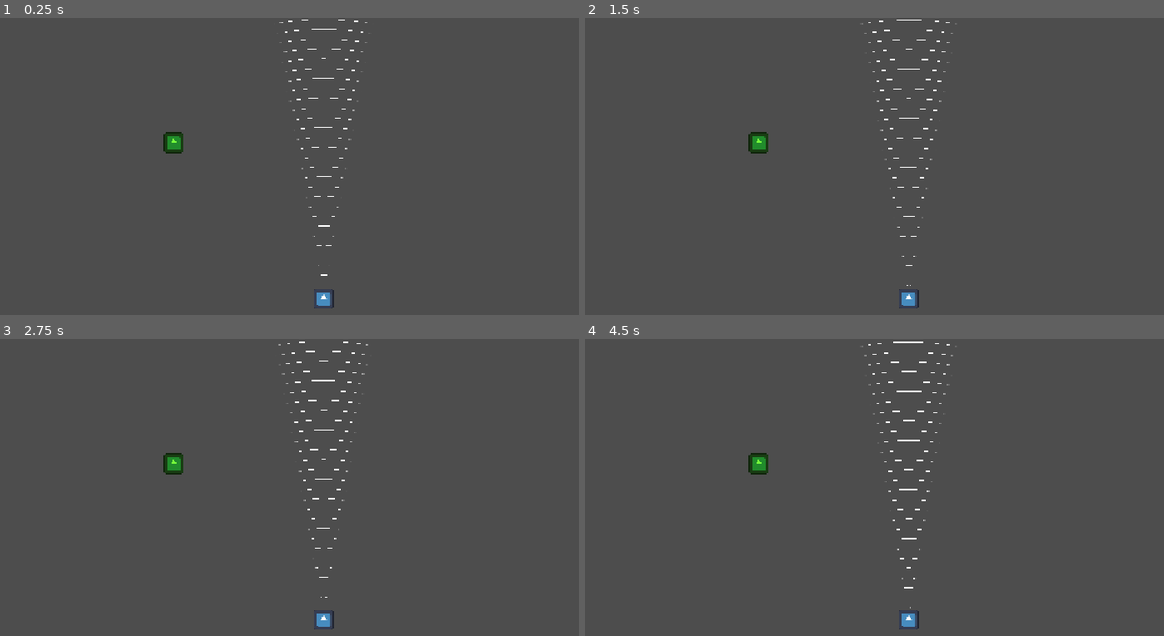
Above: before the commit, frames 1-4 (two rows, left to right).
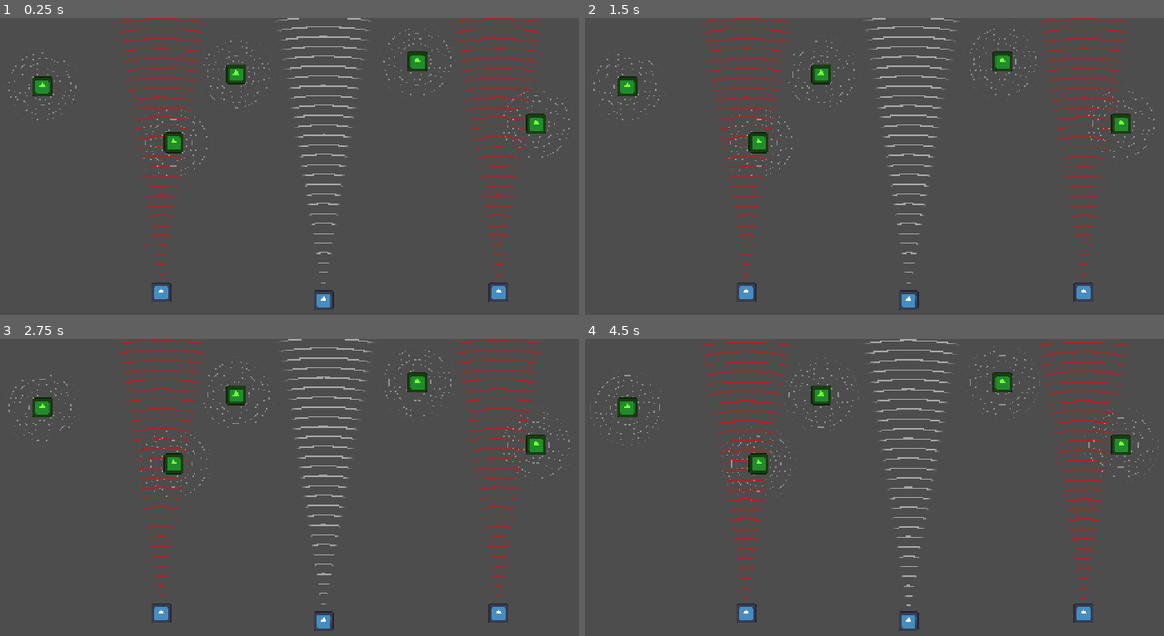
Above: after the commit, the same moments.

Repository: PedroMarangon/Ludum-Dare-59_TV-Signal-Game
Game: Godot game, scene res://scenes/game.tscn
Same seed, same stepped clock (60 frames per second), same inputs: the game is played once before the commit and once after it. The engine's default icon, where the game draws it, is replaced by a stand-in: a white triangle on a blue panel in a dark square.
Inputs (mouse positions are in pixels of both pictures, inside the frame that each line leads up to):
- Up to frame 1 (0.25 s): no input
- Up to frame 2 (1.5 s): move the mouse to (909, 300) at 0.52 s; click (909, 300) at 0.67 s; move the mouse to (781, 222) at 1.27 s; click (781, 222) at 1.42 s
- Up to frame 3 (2.75 s): move the mouse to (393, 442) at 2.02 s; click (393, 442) at 2.17 s
- Up to frame 4 (4.5 s): move the mouse to (880, 600) at 2.77 s; click (880, 600) at 2.92 s; move the mouse to (1117, 582) at 3.52 s; click (1117, 582) at 3.67 s; move the mouse to (712, 469) at 4.27 s; click (712, 469) at 4.42 s

The runs differ from the first frame. In frame 1, 5.0% of the frame differs, in the area x 1-99%, y 0-99%; in frame 2, 5.0%; in frame 3, 5.1%; in frame 4, 5.4%.
Error before the commit: Parse Error: Class "TV_Antenna" hides a global script class. (res://scripts/tv_antenna.gd:1)

Commit message:
Added visual signalling of correct signal pointing

Diff:
--- a/prefabs/interest.tscn
+++ b/prefabs/interest.tscn
@@ -2,6 +2,17 @@
 
 [ext_resource type="Script" uid="uid://cl0ra1pwkpyto" path="res://scripts/interest_channel.gd" id="1_6ry06"]
 [ext_resource type="Texture2D" uid="uid://diy6lxlnbux18" path="res://icon.svg" id="2_3l7xn"]
+[ext_resource type="Shader" uid="uid://do0up1f5a4i4i" path="res://shaders/tv_signal.gdshader" id="2_mglew"]
+
+[sub_resource type="ShaderMaterial" id="ShaderMaterial_c03o3"]
+shader = ExtResource("2_mglew")
+shader_parameter/offset = Vector2(0, 0)
+shader_parameter/angle = 360.0
+shader_parameter/angle_edge = 3.0
+shader_parameter/ring_frequency = 100.0
+shader_parameter/move_speed = -10.0
+shader_parameter/smooth_edge = true
+shader_parameter/smooth_edge_angle = false
 
 [sub_resource type="RectangleShape2D" id="RectangleShape2D_e2o6t"]
 size = Vector2(128, 128)
@@ -11,7 +22,12 @@
 collision_layer = 2
 collision_mask = 2
 script = ExtResource("1_6ry06")
-interest_name = "Movies"
+
+[node name="Visual_SignalTransmission" type="Sprite2D" parent="." unique_id=367056186]
+modulate = Color(1, 1, 1, 0.3647059)
+material = SubResource("ShaderMaterial_c03o3")
+scale = Vector2(4, 4)
+texture = ExtResource("2_3l7xn")
 
 [node name="Sprite2D" type="Sprite2D" parent="." unique_id=54103973]
 modulate = Color(0.46099997, 1, 0.23000002, 1)
--- a/prefabs/tv_antenna.tscn
+++ b/prefabs/tv_antenna.tscn
@@ -2,7 +2,13 @@
 
 [ext_resource type="Script" uid="uid://c0akcfdmi7okf" path="res://scripts/tv_antenna.gd" id="1_usm7i"]
 [ext_resource type="Texture2D" uid="uid://diy6lxlnbux18" path="res://icon.svg" id="2_ewu38"]
+[ext_resource type="Script" uid="uid://dhg1muh52x5l0" path="res://scripts/interest.gd" id="2_yj5mq"]
 [ext_resource type="Shader" uid="uid://do0up1f5a4i4i" path="res://shaders/tv_signal.gdshader" id="3_ewu38"]
+[ext_resource type="Resource" uid="uid://cuunrvnmb6oym" path="res://resources/interest_cartoon.tres" id="3_gefff"]
+[ext_resource type="Resource" uid="uid://c6bpd28kldre7" path="res://resources/interest_cooking.tres" id="4_seoob"]
+[ext_resource type="Resource" uid="uid://beveyt2dp5b3y" path="res://resources/interest_drama.tres" id="5_xb6rf"]
+[ext_resource type="Resource" uid="uid://mnny2q74ljs5" path="res://resources/interest_movie.tres" id="6_s03wv"]
+[ext_resource type="Resource" uid="uid://bdi2y86je80oh" path="res://resources/interest_sports.tres" id="7_tx3su"]
 
 [sub_resource type="ShaderMaterial" id="ShaderMaterial_aq5bu"]
 shader = ExtResource("3_ewu38")
@@ -10,7 +16,8 @@
 shader_parameter/angle = 15.0
 shader_parameter/angle_edge = 3.0
 shader_parameter/ring_frequency = 600.0
-shader_parameter/move_speed = -50.0
+shader_parameter/ring_width = 0.90000004275
+shader_parameter/move_speed = -10.0
 shader_parameter/smooth_edge = true
 shader_parameter/smooth_edge_angle = true
 
@@ -22,8 +29,10 @@
 script = ExtResource("1_usm7i")
 angle = 80.0
 speed = 300.0
+acceptable_interests = Array[ExtResource("2_yj5mq")]([ExtResource("3_gefff"), ExtResource("4_seoob"), ExtResource("5_xb6rf"), ExtResource("6_s03wv"), ExtResource("7_tx3su")])
 
 [node name="TV_SpriteShader" type="Sprite2D" parent="." unique_id=478369552]
+unique_name_in_owner = true
 material = SubResource("ShaderMaterial_aq5bu")
 position = Vector2(0, -3019.9998)
 scale = Vector2(47, 47)
@@ -39,15 +48,18 @@
 polygon = PackedVector2Array(0, 0, -175, -975, 0, -1000, 175, -975)
 
 [node name="Sprite2D" type="Sprite2D" parent="." unique_id=1846191870]
+unique_name_in_owner = true
 texture = ExtResource("2_ewu38")
 
-[node name="Area2D" type="Area2D" parent="Sprite2D" unique_id=512800526]
+[node name="MouseDetection" type="Area2D" parent="Sprite2D" unique_id=512800526]
 collision_layer = 2
 collision_mask = 2
 
-[node name="CollisionShape2D" type="CollisionShape2D" parent="Sprite2D/Area2D" unique_id=1994333442]
+[node name="CollisionShape2D" type="CollisionShape2D" parent="Sprite2D/MouseDetection" unique_id=1994333442]
 shape = SubResource("RectangleShape2D_e2o6t")
 
 [connection signal="area_entered" from="TV_SpriteShader/TV_Area2D" to="." method="_on_tv_signal_area_entered"]
 [connection signal="area_exited" from="TV_SpriteShader/TV_Area2D" to="." method="_on_tv_signal_area_exited"]
-[connection signal="input_event" from="Sprite2D/Area2D" to="." method="_on_area_2d_input_event"]
+[connection signal="input_event" from="Sprite2D/MouseDetection" to="." method="_on_mouse_detection_input_event"]
+[connection signal="mouse_entered" from="Sprite2D/MouseDetection" to="." method="_on_mouse_detection_mouse_entered"]
+[connection signal="mouse_exited" from="Sprite2D/MouseDetection" to="." method="_on_mouse_detection_mouse_exited"]
--- a/scenes/game.tscn
+++ b/scenes/game.tscn
@@ -1,8 +1,13 @@
 [gd_scene format=3 uid="uid://blb8kba4uy581"]
 
 [ext_resource type="PackedScene" uid="uid://dj7hrroalnam7" path="res://prefabs/tv_antenna.tscn" id="1_yqjtg"]
+[ext_resource type="Script" uid="uid://dhg1muh52x5l0" path="res://scripts/interest.gd" id="3_feb5d"]
 [ext_resource type="Resource" uid="uid://mnny2q74ljs5" path="res://resources/interest_movie.tres" id="3_lbhrr"]
 [ext_resource type="PackedScene" uid="uid://wo721h5vxll1" path="res://prefabs/interest.tscn" id="3_lnu2h"]
+[ext_resource type="Resource" uid="uid://c6bpd28kldre7" path="res://resources/interest_cooking.tres" id="4_u5sy4"]
+[ext_resource type="Resource" uid="uid://bdi2y86je80oh" path="res://resources/interest_sports.tres" id="5_gee14"]
+[ext_resource type="Resource" uid="uid://cuunrvnmb6oym" path="res://resources/interest_cartoon.tres" id="6_0tnpc"]
+[ext_resource type="Resource" uid="uid://beveyt2dp5b3y" path="res://resources/interest_drama.tres" id="7_vtaks"]
 
 [node name="Node2D" type="Node2D" unique_id=867534550]
 
@@ -10,8 +15,33 @@
 zoom = Vector2(1.5, 1.5)
 
 [node name="TV_Antenna" parent="." unique_id=1073357383 instance=ExtResource("1_yqjtg")]
-position = Vector2(-7.9999995, 119.99999)
+position = Vector2(-7.9999995, 121.99999)
+acceptable_interests = Array[ExtResource("3_feb5d")]([ExtResource("6_0tnpc"), ExtResource("4_u5sy4"), ExtResource("7_vtaks")])
+
+[node name="TV_Antenna2" parent="." unique_id=2053965206 instance=ExtResource("1_yqjtg")]
+position = Vector2(-216.00003, 111.99999)
+acceptable_interests = Array[ExtResource("3_feb5d")]([ExtResource("4_u5sy4"), ExtResource("7_vtaks"), ExtResource("5_gee14")])
+
+[node name="TV_Antenna3" parent="." unique_id=1246153024 instance=ExtResource("1_yqjtg")]
+position = Vector2(216, 112.00001)
+acceptable_interests = Array[ExtResource("3_feb5d")]([ExtResource("6_0tnpc"), ExtResource("3_lbhrr"), ExtResource("5_gee14")])
 
 [node name="InterestChannel" parent="." unique_id=19260816 instance=ExtResource("3_lnu2h")]
 position = Vector2(-200.00003, -80)
 interest = ExtResource("3_lbhrr")
+
+[node name="InterestChannel2" parent="." unique_id=2080618144 instance=ExtResource("3_lnu2h")]
+position = Vector2(264, -104)
+interest = ExtResource("4_u5sy4")
+
+[node name="InterestChannel3" parent="." unique_id=1435998991 instance=ExtResource("3_lnu2h")]
+position = Vector2(112, -184)
+interest = ExtResource("5_gee14")
+
+[node name="InterestChannel4" parent="." unique_id=1328126157 instance=ExtResource("3_lnu2h")]
+position = Vector2(-368, -152)
+interest = ExtResource("6_0tnpc")
+
+[node name="InterestChannel5" parent="." unique_id=72220851 instance=ExtResource("3_lnu2h")]
+position = Vector2(-120, -168)
+interest = ExtResource("7_vtaks")
--- a/scripts/tv_antenna.gd
+++ b/scripts/tv_antenna.gd
@@ -1,44 +1,89 @@
 class_name TV_Antenna extends Node2D
+
+signal stopped_holding
 
 @export var angle :float = 45
 @export var speed :float = 50.0
+@export var acceptable_interests :Array[Interest]
+@export var current_interest :Interest
 
-@onready var sprite_2d: Sprite2D = $Sprite2D
+@export_group("Signal Colors")
+@export var no_signal_color :Color = Color.WHITE
+@export var wrong_signal_color :Color = Color.RED
+@export var correct_signal_color :Color = Color.GREEN
+@export_range(0.0, 1.0, 0.1) var non_selected_alpha :float = 0.5
+@export_range(0.0, 1.0, 0.1) var selected_alpha :float = 0.75
+
+@onready var sprite_2d: Sprite2D = %Sprite2D
+@onready var tv_signal_sprite: Sprite2D = %TV_SpriteShader
 
 var is_holding:bool = false
+
+func _ready() -> void:
+	set_color(null, false)
+	set_alpha(false)
+	select_random_interest()
 
 func _input(event: InputEvent) -> void:
 	if event is InputEventMouseButton:
 		var mouse = event as InputEventMouseButton
 		if mouse.is_released() and mouse.button_index == MOUSE_BUTTON_LEFT and is_holding:
-			print("Stopped holding")
 			is_holding = false
+			stopped_holding.emit()
+
+func _process(delta: float) -> void:
+	update_rotation(delta)
 
 
-func _on_area_2d_input_event(_viewport: Node, event: InputEvent, _shape_idx: int) -> void:
+
+func update_rotation(delta:float) -> void:
+	if not is_holding:
+		return
+
+	var target_rotation :float = clampf(get_global_mouse_position().x - global_position.x, -angle, angle)
+	rotation_degrees = move_toward(rotation_degrees, target_rotation, delta * speed)
+
+
+func select_random_interest() -> void:
+	current_interest = acceptable_interests.pick_random()
+
+
+func set_color(interest_channel:InterestChannel, is_entering:bool) -> void:
+	if not is_entering:
+		tv_signal_sprite.modulate = no_signal_color
+		return
+
+	if interest_channel == null:
+		return
+
+	tv_signal_sprite.modulate = correct_signal_color if interest_channel.interest == current_interest else wrong_signal_color
+
+func set_alpha(is_selected:bool) -> void:
+	tv_signal_sprite.self_modulate.a = selected_alpha if is_selected else non_selected_alpha
+
+#region Signal Connections
+func _on_mouse_detection_input_event(_viewport: Node, event: InputEvent, _shape_idx: int) -> void:
 	if event is InputEventMouseButton:
 		var mouse = event as InputEventMouseButton
 		if mouse.pressed and mouse.button_index == MOUSE_BUTTON_LEFT:
-			print("holding on sprite")
 			is_holding = true
 
-func _process(delta: float) -> void:
-	if not is_holding:
-		return
-	var mouse_x :float = get_global_mouse_position().x
-	var my_x :float = global_position.x
+func _on_mouse_detection_mouse_entered() -> void:
+	set_alpha(true)
 
 
-	rotation_degrees = move_toward(rotation_degrees, clampf(mouse_x - my_x, -angle, angle), delta * speed)
+func _on_mouse_detection_mouse_exited() -> void:
+	if is_holding:
+		await stopped_holding
+
+	set_alpha(false)
 
 
 func _on_tv_signal_area_entered(area: Area2D) -> void:
-	if area is Interest:
-			var interest = area as Interest
-			print(interest.interest_name, " ENTER")
-
+	if area is InterestChannel:
+		set_color(area as InterestChannel, true)
 
 func _on_tv_signal_area_exited(area: Area2D) -> void:
-	if area is Interest:
-			var interest = area as Interest
-			print(interest.interest_name, " EXIT")
+	if area is InterestChannel:
+		set_color(area as InterestChannel, false)
+#endregion
--- a/shaders/tv_signal.gdshader
+++ b/shaders/tv_signal.gdshader
@@ -2,10 +2,11 @@
 render_mode blend_mix;
 
 uniform vec2 offset = vec2(0,0);
-uniform float angle = 45;
+uniform float angle :hint_range(0.0, 360.0, 1.0) = 45.0;
 uniform float angle_edge : hint_range(0.0, 10.0, 0.1)  = 3.0;
 
 uniform float ring_frequency = 50.0;
+uniform float ring_width :hint_range(0.0, 0.999, 0.001) = 0.99;
 
 uniform float move_speed = -10.0;
 uniform bool smooth_edge = false;
@@ -46,7 +47,7 @@
 	float dist = distance(UV + offset, vec2(0.5,0.5));
 	float rings = sin(dist * ring_frequency + (TIME * move_speed));
 
-	rings = step(0.99, rings);
+	rings = step(ring_width, rings);
 	float blend_alpha = smoothstep(0.5, 0.4, dist);
 
 
--- a/tv_antenna.gd
+++ /dev/null
@@ -1,44 +0,0 @@
-class_name TV_Antenna extends Node2D
-
-@export var angle :float = 45
-@export var speed :float = 50.0
-
-@onready var sprite_2d: Sprite2D = $Sprite2D
-
-var is_holding:bool = false
-
-func _input(event: InputEvent) -> void:
-	if event is InputEventMouseButton:
-		var mouse = event as InputEventMouseButton
-		if mouse.is_released() and mouse.button_index == MOUSE_BUTTON_LEFT and is_holding:
-			print("Stopped holding")
-			is_holding = false
-
-
-func _on_area_2d_input_event(_viewport: Node, event: InputEvent, _shape_idx: int) -> void:
-	if event is InputEventMouseButton:
-		var mouse = event as InputEventMouseButton
-		if mouse.pressed and mouse.button_index == MOUSE_BUTTON_LEFT:
-			print("holding on sprite")
-			is_holding = true
-
-func _process(delta: float) -> void:
-	if not is_holding:
-		return
-	var mouse_x :float = get_global_mouse_position().x
-	var my_x :float = global_position.x
-
-
-	rotation_degrees = move_toward(rotation_degrees, clampf(mouse_x - my_x, -angle, angle), delta * speed)
-
-
-func _on_tv_signal_area_entered(area: Area2D) -> void:
-	if area is InterestChannel:
-			var interest = area as InterestChannel
-			print(interest.interest_name, " ENTER")
-
-
-func _on_tv_signal_area_exited(area: Area2D) -> void:
-	if area is InterestChannel:
-			var interest = area as InterestChannel
-			print(interest.interest_name, " EXIT")
Not shown, removed: tv_antenna.gd.uid
